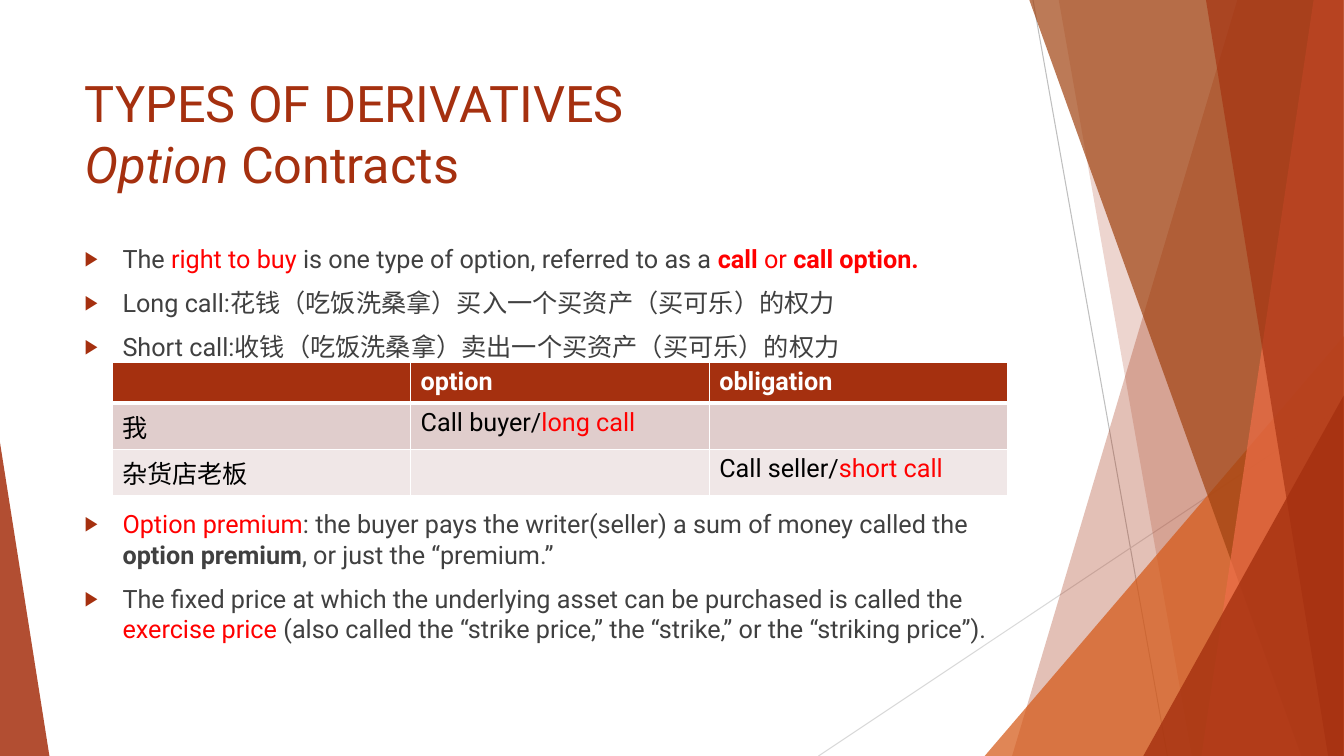
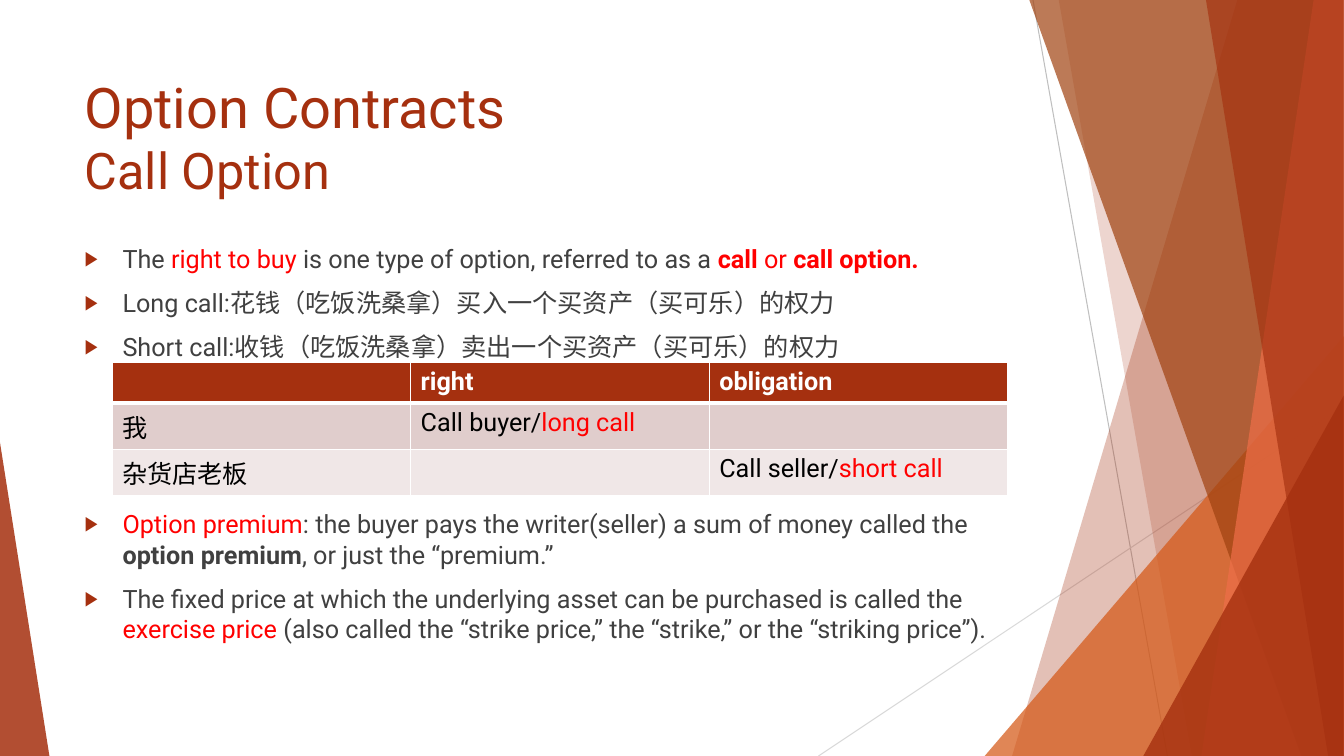
Before and after one commit to Isco0530/data, a slide deck: slide 24 of Reading 45.pptx (slide 23 before the commit). Drawn at 1344x756 pixels with LibreOffice and Linux fonts; fonts in the diff are those of the drawing. Boxes give left, top, right and bottom in pixels: in the first picture for what was removed or moved away, otherwise in the second. Text is boxed around its words. In the diff, an @@ line names an element or a change of style, - is before the commit and + after.

```diff
--- a/Reading 45.pptx
+++ b/Reading 45.pptx
@@ title at (85, 87, 505, 200): text changed; size 36 to 40 pt @@
-TYPES OF DERIVATIVES
-Option Contracts
+Option Contracts
+Call Option
@@ table at (112, 362, 1007, 489) @@
-row 1, column 2: option
+row 1, column 2: right
```
Also in this commit, not shown: 4 other slides changed, 1 slide added.
